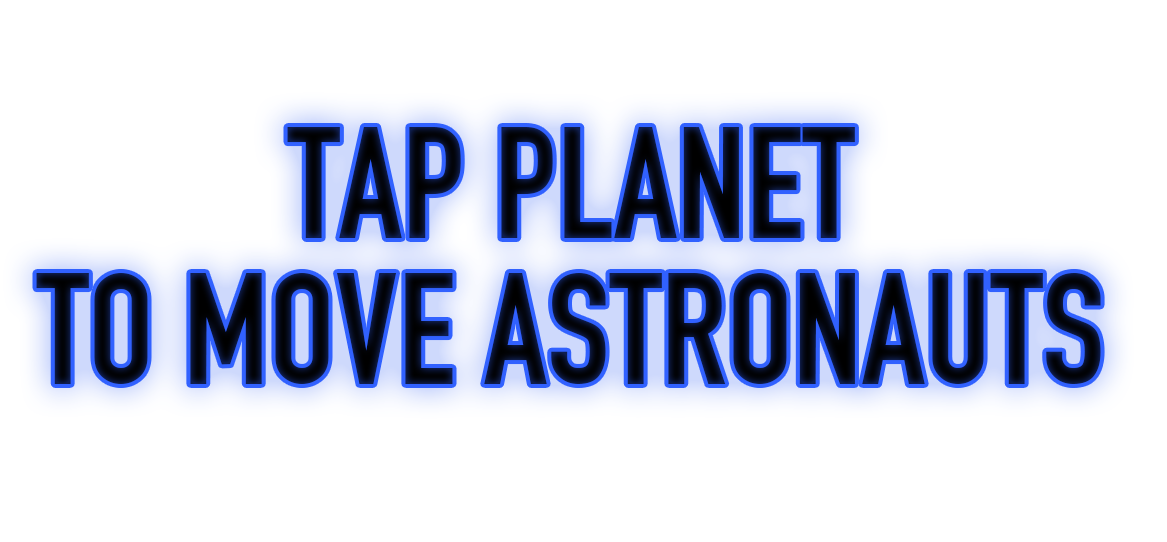
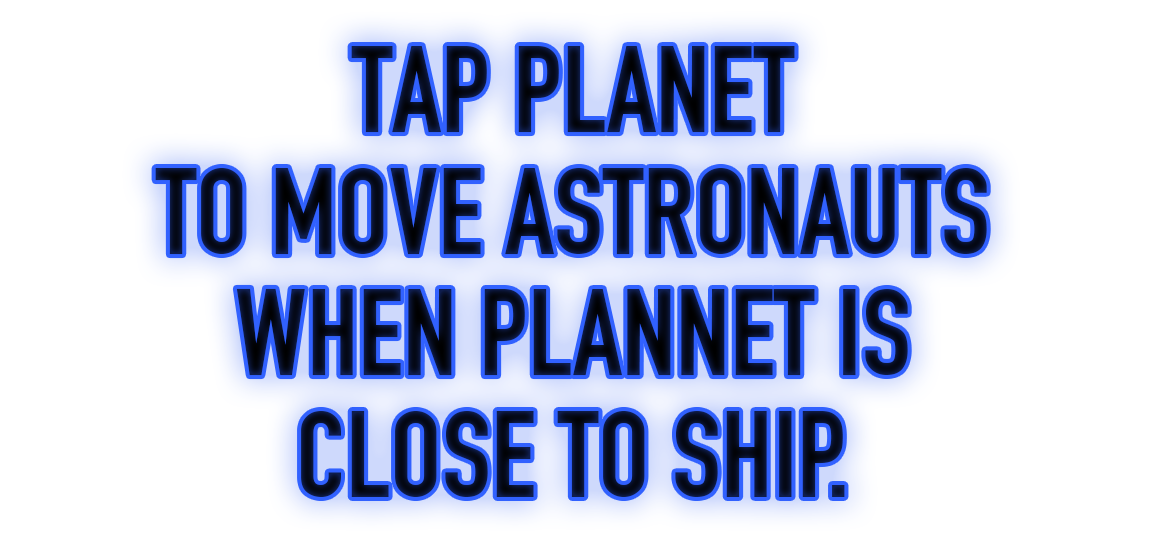
Two versions of the same layered image (1167×542). Layer-by-layer changes:
renamed "Tap planet to move astronautS" to "Tap planet to move astronautS when plannet is close to ship.", painted on it over [36, 46, 1101, 497]
